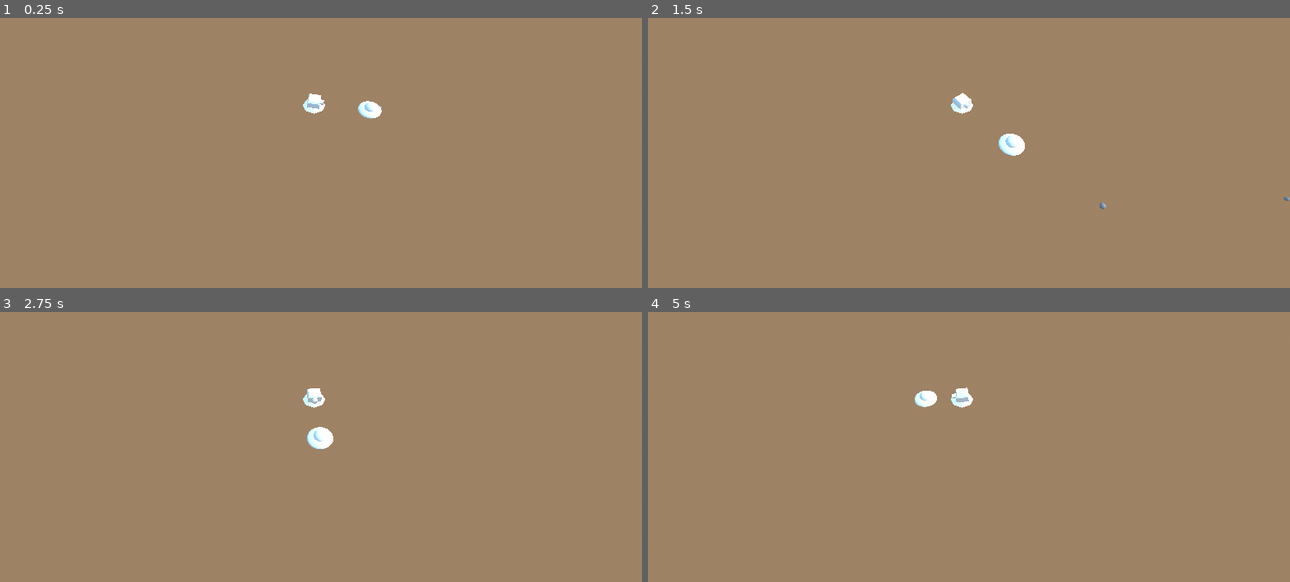
Above: before the commit, frames 1-4 (two rows, left to right).
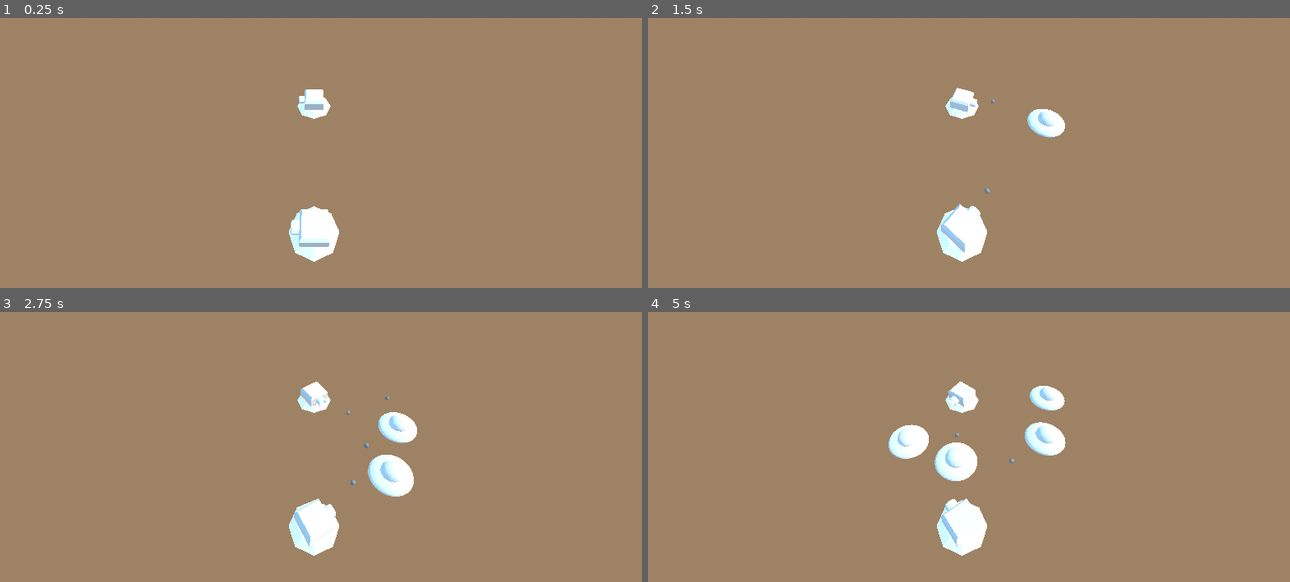
Above: after the commit, the same moments.

Repository: MackWessels/glowfront
Game: Godot game, scene res://scenes/main.tscn
Same seed, same stepped clock (60 frames per second), same inputs: the game is played once before the commit and once after it.
Inputs:
- Up to frame 1 (0.25 s): no input
- Up to frame 2 (1.5 s): no input
- Up to frame 3 (2.75 s): no input
- Up to frame 4 (5 s): no input

The runs differ from the first frame. In frame 1, 1.7% of the frame differs, in the area x 45-60%, y 26-91%; in frame 2, 2.3%; in frame 3, 3.2%; in frame 4, 4.0%, in the area x 37-66%, y 25-91%.

Commit message:
added health and gave bullets damage

Diff:
--- a/scenes/enemy.tscn
+++ b/scenes/enemy.tscn
@@ -9,7 +9,7 @@
 
 [sub_resource type="SphereShape3D" id="SphereShape3D_4ra3w"]
 
-[node name="Enemy" type="CharacterBody3D"]
+[node name="Enemy" type="CharacterBody3D" groups=["enemies"]]
 script = ExtResource("1_7p1mj")
 
 [node name="BaseCollider" type="CollisionShape3D" parent="."]
--- a/scenes/main.tscn
+++ b/scenes/main.tscn
@@ -26,11 +26,13 @@
 }
 point_count = 5
 
-[node name="Main" type="Node3D"]
+[node name="Main" type="Node3D" node_paths=PackedStringArray("spawn_point")]
 script = ExtResource("1_0wfyh")
+enemy_scene = ExtResource("3_sugp2")
+spawn_point = NodePath("EnemyPath/PathFollower")
 
 [node name="OverheadCamera" type="Camera3D" parent="."]
-transform = Transform3D(1, 0, 0, 0, 0.707107, 0.707107, 0, -0.707107, 0.707107, 0, 15, 15)
+transform = Transform3D(1, 0, 0, 0, 0.707107, 0.707107, 0, -0.707107, 0.707107, 0, 10, 10)
 
 [node name="DirectionalLight3D" type="DirectionalLight3D" parent="."]
 transform = Transform3D(-4.37114e-08, -0.707107, 0.707107, 0, 0.707107, 0.707107, -1, 3.09086e-08, -3.09086e-08, 15.0105, 15, -0.0108695)
@@ -50,7 +52,7 @@
 transform = Transform3D(-0.960873, 0, 0.276985, 0, 1, 0, -0.276985, 0, -0.960873, 5, 0, 0)
 rotation_mode = 4
 
-[node name="Enemy" parent="EnemyPath/PathFollower" instance=ExtResource("3_sugp2")]
-transform = Transform3D(1, 0, -2.98023e-08, 0, 1, 0, 2.98023e-08, 0, 1, 0, 0.130977, 0)
+[node name="Tower" parent="." instance=ExtResource("2_0xm2m")]
 
-[node name="Tower" parent="." instance=ExtResource("2_0xm2m")]
+[node name="Tower2" parent="." instance=ExtResource("2_0xm2m")]
+transform = Transform3D(1, 0, 0, 0, 1, 0, 0, 0, 1, 0, 0, 6.89997)
--- a/scenes/projectile.tscn
+++ b/scenes/projectile.tscn
@@ -6,13 +6,11 @@
 
 [sub_resource type="SphereShape3D" id="SphereShape3D_dgwo2"]
 
-[node name="Projectile" type="RigidBody3D"]
+[node name="Projectile" type="Area3D"]
 script = ExtResource("1_c8fcr")
 
 [node name="MeshInstance3D" type="MeshInstance3D" parent="."]
-transform = Transform3D(0.4, 0, 0, 0, 0.4, 0, 0, 0, 0.4, 0, 0, 0)
 mesh = SubResource("SphereMesh_qxf0c")
 
 [node name="CollisionShape3D" type="CollisionShape3D" parent="."]
-transform = Transform3D(0.4, 0, 0, 0, 0.4, 0, 0, 0, 0.4, 0, 0, 0)
 shape = SubResource("SphereShape3D_dgwo2")
--- a/scenes/tower.tscn
+++ b/scenes/tower.tscn
@@ -1,6 +1,7 @@
-[gd_scene load_steps=12 format=4 uid="uid://b22tilr55l82o"]
+[gd_scene load_steps=13 format=4 uid="uid://b22tilr55l82o"]
 
 [ext_resource type="Script" uid="uid://do7uhxbs26rue" path="res://scripts/tower.gd" id="1_2x682"]
+[ext_resource type="PackedScene" uid="uid://kjyp3nbsl47k" path="res://scenes/projectile.tscn" id="2_ay4al"]
 
 [sub_resource type="StandardMaterial3D" id="StandardMaterial3D_ofvlm"]
 
@@ -108,6 +109,7 @@
 
 [node name="Tower" type="Node3D"]
 script = ExtResource("1_2x682")
+projectile_scene = ExtResource("2_ay4al")
 
 [node name="tower_model" type="Node3D" parent="."]
 transform = Transform3D(-4.37114e-08, 0, 1, 0, 1, 0, -1, 0, -4.37114e-08, 0, 0, 0)
@@ -123,12 +125,12 @@
 skeleton = NodePath("")
 
 [node name="Barrel" type="MeshInstance3D" parent="tower_model/Turret"]
-transform = Transform3D(0.25, 8.88178e-16, 0, 0, -1.31134e-08, -0.153846, 0, 0.3, -6.72483e-09, 2.71036e-08, 0, -0.775073)
+transform = Transform3D(-0.25, -2.62268e-08, 5.87903e-16, 0, -1.31134e-08, -0.153846, 2.18557e-08, -0.3, 6.72482e-09, 2.71036e-08, 0, -0.775073)
 mesh = SubResource("ArrayMesh_h80r8")
 skeleton = NodePath("")
 
 [node name="MuzzlePoint" type="Marker3D" parent="tower_model/Turret/Barrel"]
-transform = Transform3D(-0.749233, 0.662306, 1.05879e-22, -0.662306, -0.749233, -4.28301e-23, 2.90783e-15, 4.53497e-15, 1, 1.29202e-08, -0.774887, 0)
+transform = Transform3D(0.707107, -0.707107, 0, 0.707107, 0.707107, 0, 0, 0, 1, 0, 1, 0)
 
 [node name="DetectionArea" type="Area3D" parent="."]
 
--- a/scripts/enemy.gd
+++ b/scripts/enemy.gd
@@ -1,12 +1,24 @@
 extends CharacterBody3D
 
-@export var speed = 3.0
-var path_follow
+@export var speed: float = 3.0
+@export var max_health: int = 3
+var current_health: int
+var path_follow: PathFollow3D
 
 func _ready():
+	current_health = max_health
 	path_follow = get_parent()
 
 func _physics_process(delta):
-	if path_follow:
-		path_follow.progress += speed * delta
-		global_transform.origin = path_follow.global_transform.origin
+	if path_follow == null or not is_instance_valid(path_follow):
+		return
+	if not path_follow.is_inside_tree():
+		return
+
+	path_follow.progress += speed * delta
+	global_transform.origin = path_follow.global_transform.origin
+
+func take_damage(damage_amount: int):
+	current_health -= damage_amount
+	if current_health <= 0:
+		queue_free()
--- a/scripts/main.gd
+++ b/scripts/main.gd
@@ -1,4 +1,30 @@
 extends Node3D
 
+@export var enemy_scene: PackedScene
+@export var spawn_point: Node3D
+
+var enemies_spawned = 0
+var max_enemies = 5
+
 func _ready():
-	print("Main scene loaded.")
+	spawn_enemies()
+
+func spawn_enemies():
+	var spawn_delay = 1.0
+	for i in range(max_enemies):
+		await get_tree().create_timer(spawn_delay).timeout
+
+		var enemy_path_follow = PathFollow3D.new()
+		var enemy = enemy_scene.instantiate()
+
+		# Set transform of path follow to spawn point
+		enemy_path_follow.transform = spawn_point.transform
+
+		# Set the enemy's path follower reference
+		enemy.path_follow = enemy_path_follow
+
+		# Attach enemy to path follower and add to EnemyPath
+		enemy_path_follow.add_child(enemy)
+		$EnemyPath.add_child(enemy_path_follow)
+
+		enemies_spawned += 1
--- a/scripts/projectile.gd
+++ b/scripts/projectile.gd
@@ -1,16 +1,23 @@
-extends RigidBody3D
+extends Area3D
 
-@export var speed = 25.0
-var direction = Vector3.FORWARD
+@export var speed: float = 10.0
+@export var lifetime: float = 3.0
+var direction: Vector3 = Vector3.FORWARD
 
-func _ready():
-	# Optional: You can align the projectile mesh visually here if needed
-	look_at(global_transform.origin + direction, Vector3.UP)
+func _ready() -> void:
+	# Connect collision signal
+	connect("body_entered", _on_body_entered)
 
-func _physics_process(delta):
-	global_translate(direction * speed * delta)
+func _process(delta: float) -> void:
+	# Move the projectile
+	translate(direction * speed * delta)
 
-func _on_body_entered(body):
-	if body.name == "Enemy":
+	# Lifetime countdown
+	lifetime -= delta
+	if lifetime <= 0:
 		queue_free()
-		body.queue_free()
+
+func _on_body_entered(body: Node) -> void:
+	if body.has_method("take_damage"):
+		body.take_damage(1)
+	queue_free()
--- a/scripts/tower.gd
+++ b/scripts/tower.gd
@@ -1,14 +1,13 @@
 extends Node3D
 
+@onready var detection_area = $DetectionArea
 @onready var turret = $tower_model/Turret
 @onready var muzzle_point = $tower_model/Turret/Barrel/MuzzlePoint
-@onready var detection_area = $DetectionArea
+@export var projectile_scene: PackedScene
 
-var target : Node3D = null
-var cooldown : float = 1.0
-var timer : float = 0.0
-
-var projectile_scene := preload("res://scenes/projectile.tscn")
+var target: Node3D = null
+var shoot_timer := 0.0
+const SHOOT_INTERVAL := 1.0
 
 func _ready():
 	detection_area.body_entered.connect(_on_body_entered)
@@ -16,31 +15,29 @@
 
 func _process(delta):
 	if target and is_instance_valid(target):
-		# Rotate turret to face target
-		turret.look_at(target.global_transform.origin, Vector3.UP)
-
-		# Countdown and shoot if ready
-		timer -= delta
-		if timer <= 0.0:
+		track_target()
+		shoot_timer -= delta
+		if shoot_timer <= 0:
 			shoot()
-			timer = cooldown
-	else:
+			shoot_timer = SHOOT_INTERVAL
+	elif target and not is_instance_valid(target):
 		target = null
 
-func shoot():
-	var bullet = projectile_scene.instantiate()
-
-	var origin = muzzle_point.global_transform.origin
-	var target_pos = target.global_transform.origin
-	var direction = (target_pos - origin).normalized()
-	bullet.global_transform.origin = origin
-	bullet.direction = direction
-	get_tree().current_scene.add_child(bullet)
-
 func _on_body_entered(body):
-	if body.name == "Enemy" and target == null:
+	if body.is_in_group("enemies") and not target:
 		target = body
 
 func _on_body_exited(body):
 	if body == target:
 		target = null
+
+func track_target():
+	var direction = (target.global_transform.origin - turret.global_transform.origin).normalized()
+	turret.look_at(target.global_transform.origin, Vector3.UP)
+
+func shoot():
+	if not projectile_scene: return
+	var bullet = projectile_scene.instantiate()
+	get_parent().add_child(bullet)
+	bullet.global_transform = muzzle_point.global_transform
+	bullet.look_at(target.global_transform.origin)
